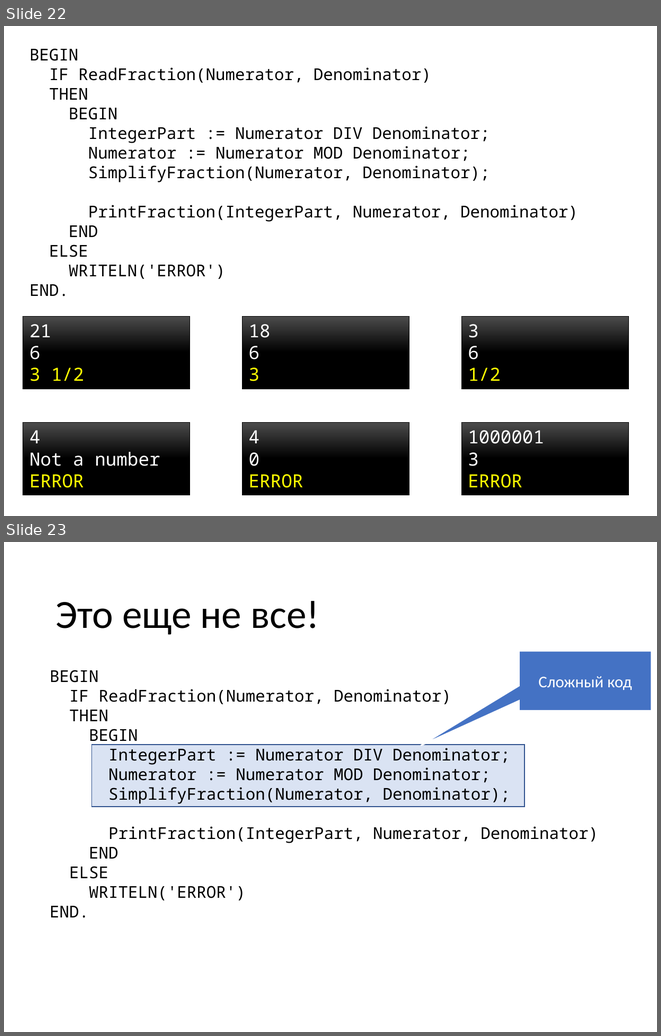
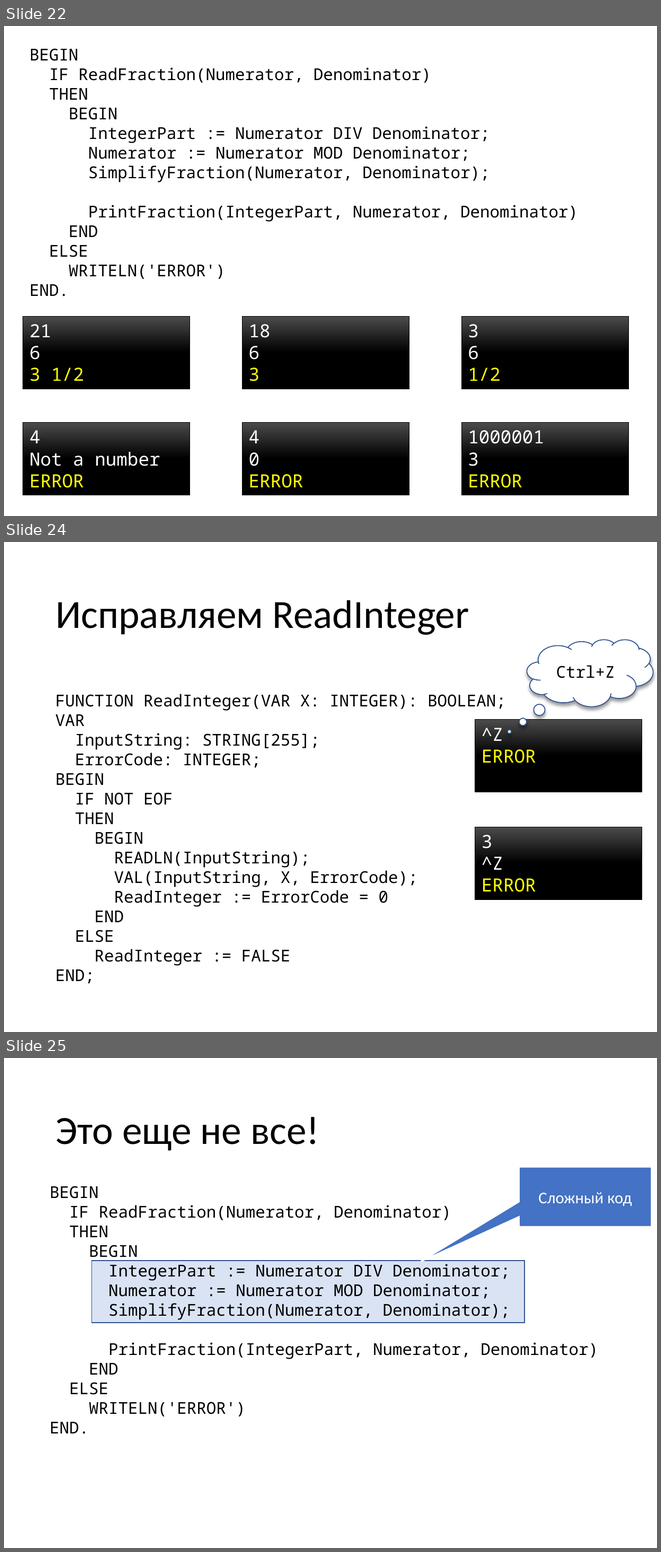
Before and after one commit to alexey-malov/fraction, a slide deck: Explanation.pptx. Shown one above the other, each under a label of ours: slides 22 and 23 before the commit, slides 22, 24 and 25 after it; the slides between them are not shown. The pictures are 661x1036 and 661x1552 pixels, drawn with LibreOffice and Linux fonts; fonts in the diff are those of the drawing. Boxes give left, top, right and bottom in pixels: in the first picture for what was removed or moved away, otherwise in the second. Text is boxed around its words. In the diff, an @@ line names an element or a change of style, - is before the commit and + after.

```diff
--- a/Explanation.pptx
+++ b/Explanation.pptx
@@ slide 24 added at (4, 542, 657, 1032), background #FFFFFF @@
@@ title added at (55, 600, 469, 635), 44 pt, text #000000 @@
+Исправляем ReadInteger
@@ thought cloud added at (527, 640, 653, 706), fill #FFFFFF, outline #325491 1 pt, 18 pt, text #000000 @@
+Ctrl+Z
@@ text added at (55, 694, 506, 983), 18 pt, text #000000 @@
+FUNCTION ReadInteger(VAR X: INTEGER): BOOLEAN;
+VAR
+InputString: STRING[255];
+ErrorCode: INTEGER;
+BEGIN
+IF NOT EOF
+THEN
+BEGIN
+READLN(InputString);
+VAL(InputString, X, ErrorCode);
+ReadInteger := ErrorCode = 0
+END
+ELSE
+ReadInteger := FALSE
+END;
@@ rectangle added at (475, 720, 642, 792), fill gradient #4B4B4B to #000000, outline #000000 0.5 pt, 20 pt, text #FFFF00 @@
+^Z
+ERROR
@@ rectangle added at (475, 827, 642, 899), fill gradient #4B4B4B to #000000, outline #000000 0.5 pt, 20 pt, text #FFFF00 @@
+3
+^Z
+ERROR
@@ what was slide 23 is now slide 25 @@
```
Also in this commit, not shown: 1 slide changed, 2 other slides added, 2 other files.
